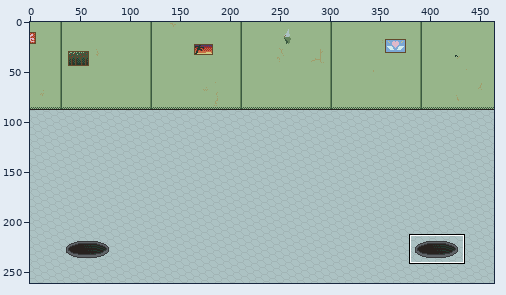
Sprite sheet -- dist/assets/background.png. The first picture is a wide view before the edit; the outline marks the close-up.
Close-up. The starting point:
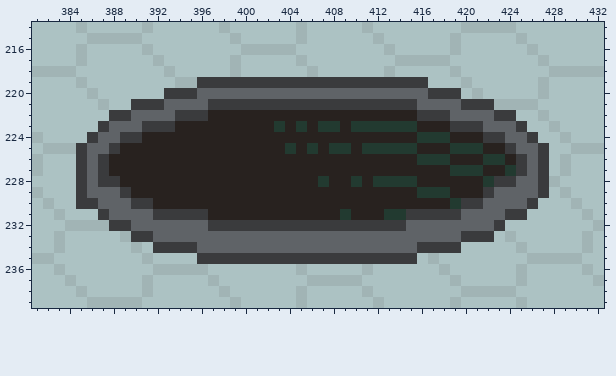
The file is 464x261 pixels. Shown: x 381..432, y 214..239. The commit also changed other parts of the picture, which this record leaves out.
Once edited:
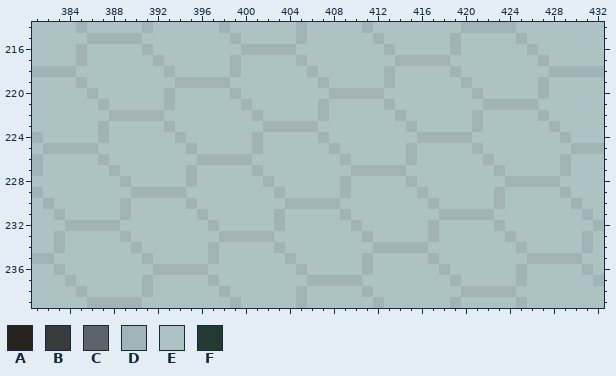
Palette (. is transparent): A #28221f  B #3a3b3d  C #5f6367  D #a1b4b5  E #acc2c3  F #223a30
What changed:
Changed rows in their new state; - is an unchanged pixel.
first column x 385:
219 -----------DDDEEEEEEEEDEEEEEDEEE-----------
220 --------DEEEEEDEEEEEEEEDDDDDEEEEEEE--------
221 -----EEEDEEEEEEDEEEEEEDEEEEEDEEEEEEEED-----
222 ---DDDDDEEEEEEEEDEEEEEDEEEEEEDEEEEEEDEEE---
223 --DEEEEEDEEEEEEEEDDDDDEEEEEEEEDEEEEEDEEEE--
224 -EDEEEEEEDEEEEEEDEEEEEDEEEEEEEEDDDDDEEEEEE-
225 DDEEEEEEEEDEEEEEDEEEEEEDEEEEEEDEEEEEDEEEEEE
226 EEDEEEEEEEEDDDDDEEEEEEEEDEEEEEDEEEEEEDEEEEE
227 EEEDEEEEEEDEEEEEDEEEEEEEEDDDDDEEEEEEEEDEEEE
228 EEEEDEEEEEDEEEEEEDEEEEEEDEEEEEDEEEEEEEEDDDD
229 EEEEEDDDDDEEEEEEEEDEEEEEDEEEEEEDEEEEEEDEEEE
230 EEEEDEEEEEDEEEEEEEEDDDDDEEEEEEEEDEEEEEDEEE-
231 --EEDEEEEEEDEEEEEEDEEEEEDEEEEEEEEDDDDDEEE--
232 ---DEEEEEEEEDEEEEEDEEEEEEDEEEEEEDEEEEED----
233 -----EEEEEEEEDDDDDEEEEEEEEDEEEEEDEEEEE-----
234 -------EEEEEDEEEEEDEEEEEEEEDDDDDEEE--------
235 -----------EDEEEEEEDEEEEEEDEEEE------------
Changed places in both close-ups, as pixel boxes (x1, y1, x2, y2):
changed: (76, 77, 549, 264)
